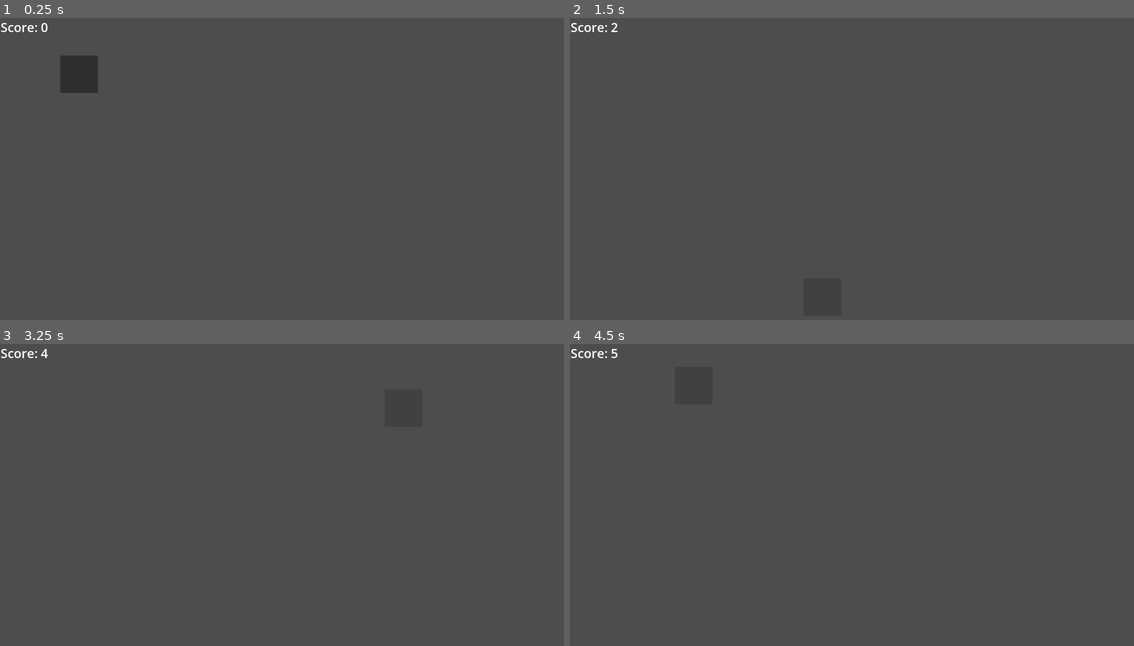
Above: before the commit, frames 1-4 (two rows, left to right).
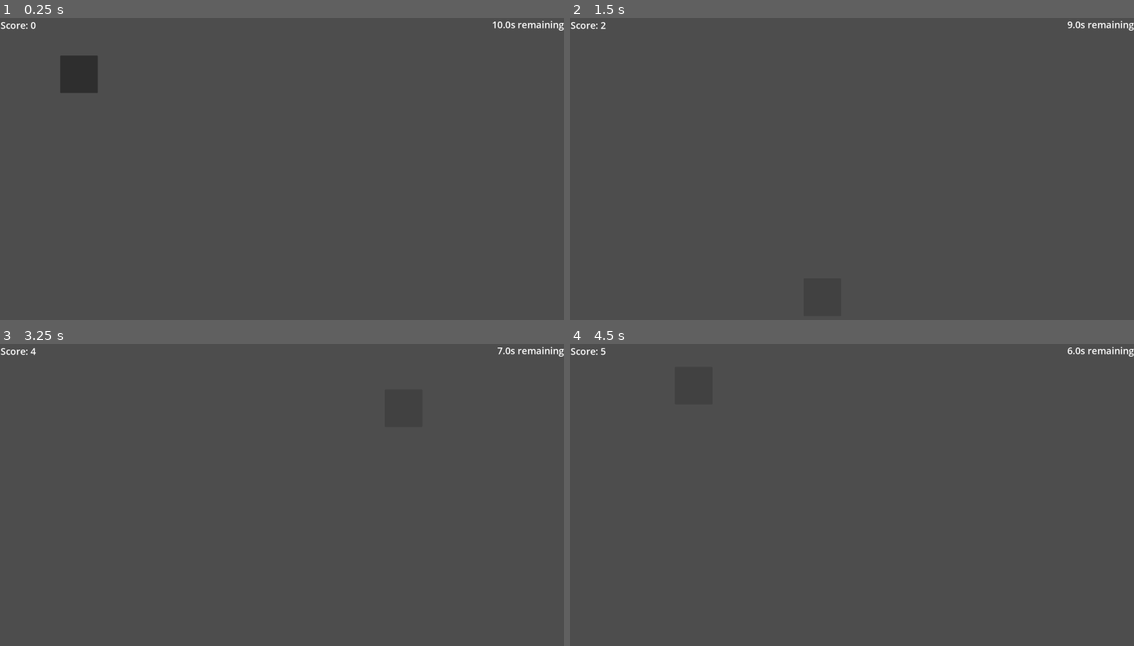
Above: after the commit, the same moments.

Repository: ABHILESH1412/click_the_square_godot
Game: Godot game, scene res://scenes/game.tscn
The game is run twice, just before and just after one commit, with the same random seed, the same clock (stepped at 60 frames per second) and the same inputs.
Inputs (mouse positions are in pixels of both pictures, inside the frame that each line leads up to):
- Up to frame 1 (0.25 s): no input
- Up to frame 2 (1.5 s): click (648, 75) at 0.5 s; click (840, 105) at 1.25 s
- Up to frame 3 (3.25 s): click (253, 621) at 2 s; tap Enter at 2.75 s
- Up to frame 4 (4.5 s): tap Space at 3.5 s

The runs differ from the first frame. In frame 1, 0.3% of the frame differs, in the area x 0-100%, y 0-5%; in frame 2, 0.3%; in frame 3, 0.3%; in frame 4, 0.3%.

Commit message:
Added the timer of 10 sec, after which the game will end

Diff:
--- a/scenes/game.tscn
+++ b/scenes/game.tscn
@@ -25,7 +25,24 @@
 offset_top = 2.0
 offset_right = 164.0
 offset_bottom = 61.0
-theme_override_font_sizes/font_size = 43
+theme_override_font_sizes/font_size = 32
 text = "Score: 0"
 
+[node name="Timer" type="Timer" parent="." unique_id=694826784]
+wait_time = 10.0
+one_shot = true
+autostart = true
+
+[node name="timer_label" type="Label" parent="." unique_id=723670289]
+layout_mode = 1
+anchors_preset = 1
+anchor_left = 1.0
+anchor_right = 1.0
+offset_left = -200.0
+offset_bottom = 45.0
+grow_horizontal = 0
+theme_override_font_sizes/font_size = 32
+text = "0s remaining"
+
 [connection signal="pressed" from="square" to="." method="_on_button_pressed"]
+[connection signal="timeout" from="Timer" to="." method="_on_timer_timeout"]
--- a/scripts/game.gd
+++ b/scripts/game.gd
@@ -1,6 +1,8 @@
 extends Control
 @onready var square: Button = $square
 @onready var score_label: Label = $score_label
+@onready var timer_label: Label = $timer_label
+@onready var timer: Timer = $Timer
 
 var score = 0
 
@@ -12,8 +14,7 @@
 
 # Called every frame. 'delta' is the elapsed time since the previous frame.
 func _process(delta: float) -> void:
-	pass
-
+	$timer_label.text = str(ceil($Timer.time_left)) + "s remaining"
 
 func _on_button_pressed() -> void:
 	# 1. Increase the score by 1
@@ -29,3 +30,11 @@
 
 	# 4. Move the square to that new position
 	$square.global_position = Vector2(random_x, random_y)
+
+
+func _on_timer_timeout() -> void:
+	# Hide the square so the player can't click it anymore
+	$square.hide()
+	# Change the time text to show the game is finished
+	$timer_label.text = "Game Over!"
+	pass # Replace with function body.
